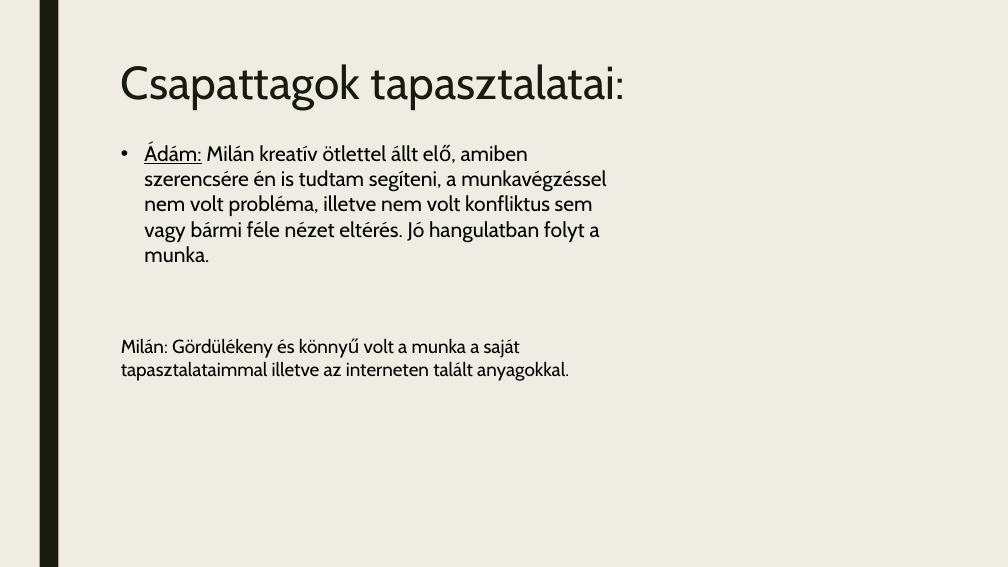
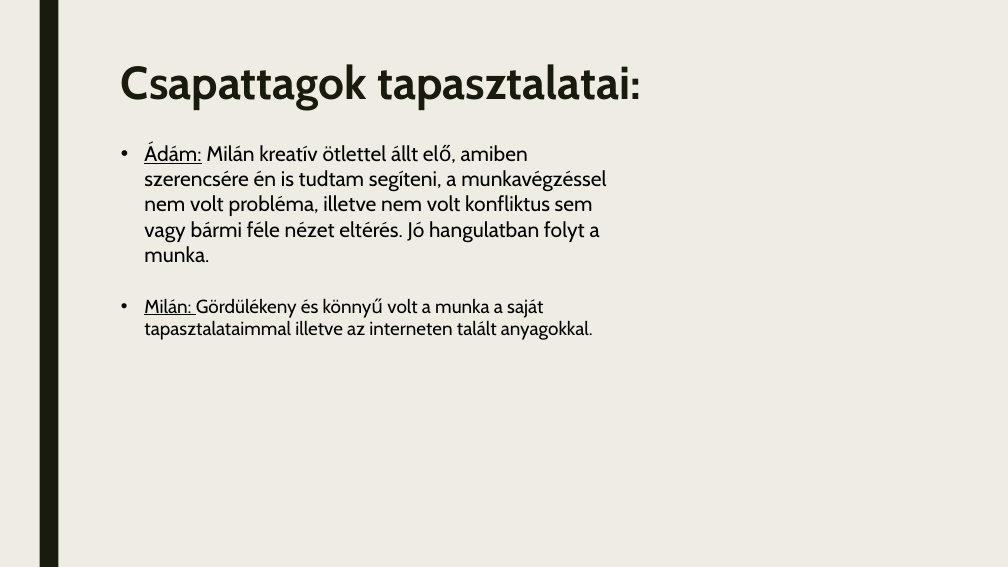
Before and after one commit to MilanBruder/Projekt22, a slide deck: slide 3 of Readme/Projekt.pptx. Drawn at 1008x567 pixels with LibreOffice and Linux fonts; fonts in the diff are those of the drawing. Boxes give left, top, right and bottom in pixels: in the first picture for what was removed or moved away, otherwise in the second. Text is boxed around its words. In the diff, an @@ line names an element or a change of style, - is before the commit and + after.

```diff
--- a/Readme/Projekt.pptx
+++ b/Readme/Projekt.pptx
@@ title "Csapattagok tapasztalatai:" at (121,64,641,110): bold on @@
@@ text "Milán: Gördülékeny és könnyű volt ...": place and size @@
-text "Milán: Gördülékeny és könnyű volt ..." at (121,338,569,381)
+text "Milán: Gördülékeny és könnyű volt ..." at (144,298,593,340)
@@ text "Milán: Gördülékeny és könnyű volt ..." at (144,298,593,340): underline on in "Milán:"; bullet none to • @@
```
Also in this commit, not shown: 3 other slides changed.
